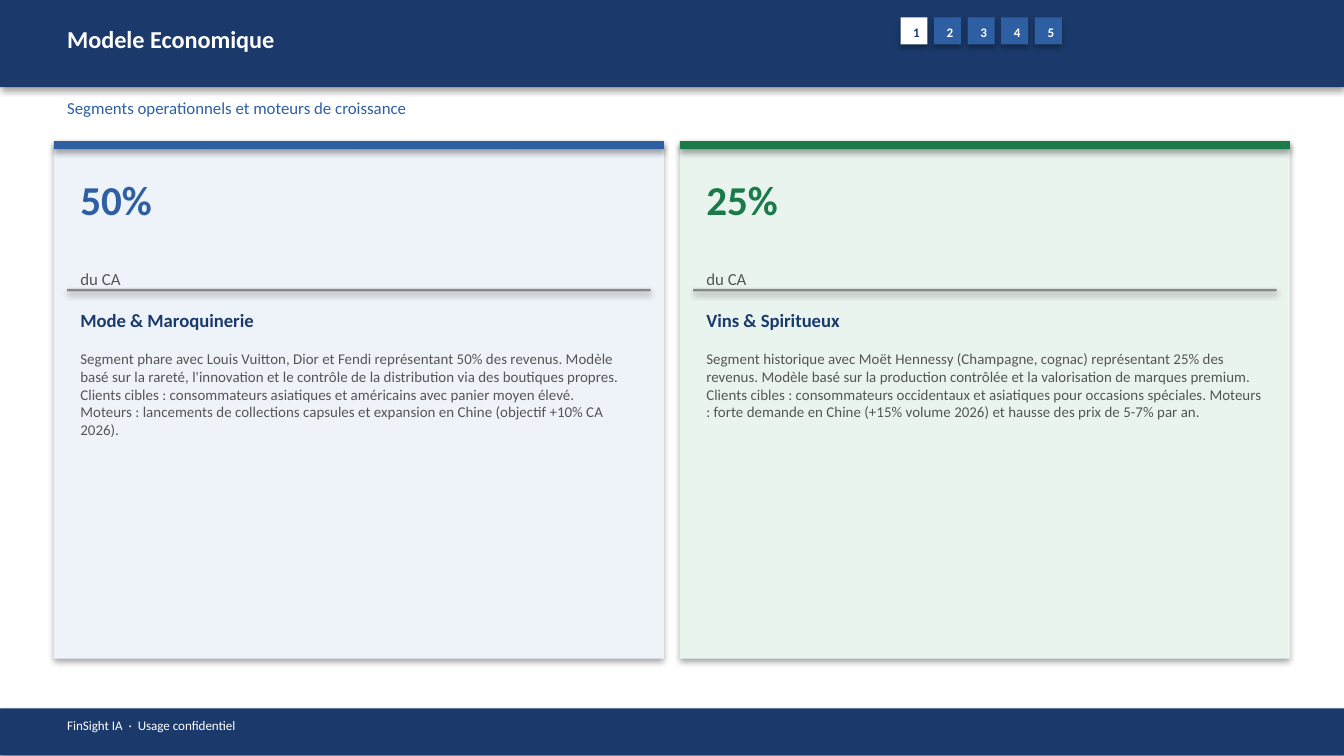
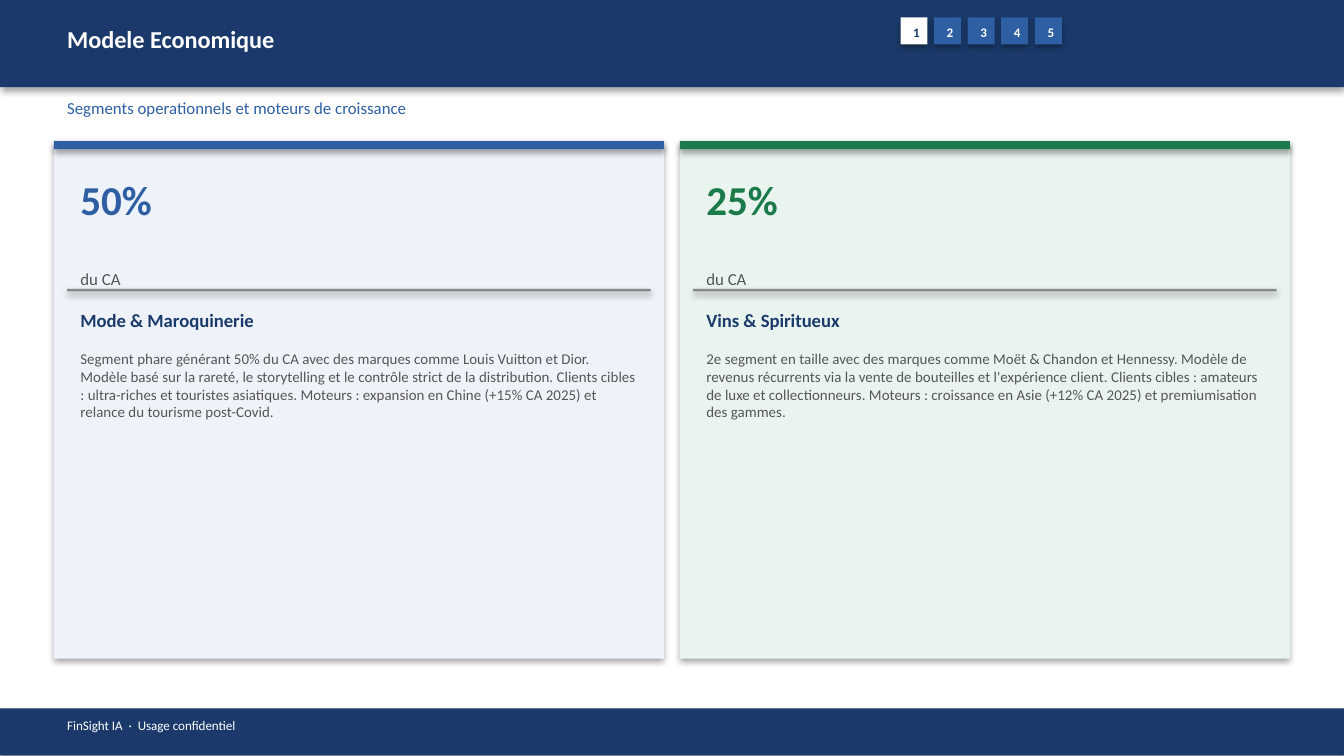
Before and after one commit to baptistejeh07-art/finsight-ia, a slide deck: slide 6 of preview/MC.PA/MC.PA_pitchbook.pptx. Drawn at 1344x756 pixels with LibreOffice and Linux fonts; fonts in the diff are those of the drawing. Boxes give left, top, right and bottom in pixels: in the first picture for what was removed or moved away, otherwise in the second. Text is boxed around its words. In the diff, an @@ line names an element or a change of style, - is before the commit and + after.

```diff
--- a/preview/MC.PA/MC.PA_pitchbook.pptx
+++ b/preview/MC.PA/MC.PA_pitchbook.pptx
@@ text at [80, 353, 635, 420]: text changed @@
-Segment phare avec Louis Vuitton, Dior et Fendi représentant 50% des revenus. Modèle basé sur la rareté, l'innovation et le contrôle de la distribution via des boutiques propres. Clients cibles : consommateurs asiatiques et américains avec panier moyen élevé. Moteurs : lancements de collections capsules et expansion en Chine (objectif +10% CA 2026).
+Segment phare générant 50% du CA avec des marques comme Louis Vuitton et Dior. Modèle basé sur la rareté, le storytelling et le contrôle strict de la distribution. Clients cibles : ultra-riches et touristes asiatiques. Moteurs : expansion en Chine (+15% CA 2025) et relance du tourisme post-Covid.
@@ text at [706, 353, 1257, 420]: text changed @@
-Segment historique avec Moët Hennessy (Champagne, cognac) représentant 25% des revenus. Modèle basé sur la production contrôlée et la valorisation de marques premium. Clients cibles : consommateurs occidentaux et asiatiques pour occasions spéciales. Moteurs : forte demande en Chine (+15% volume 2026) et hausse des prix de 5-7% par an.
+2e segment en taille avec des marques comme Moët & Chandon et Hennessy. Modèle de revenus récurrents via la vente de bouteilles et l'expérience client. Clients cibles : amateurs de luxe et collectionneurs. Moteurs : croissance en Asie (+12% CA 2025) et premiumisation des gammes.
```
Also in this commit, not shown: 12 other slides changed, 6 other files.
